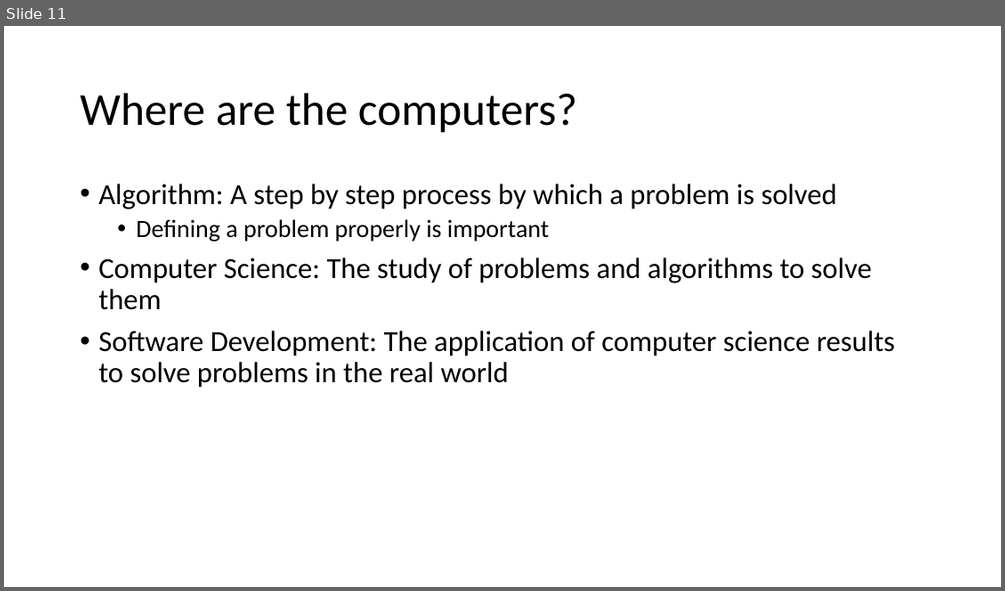
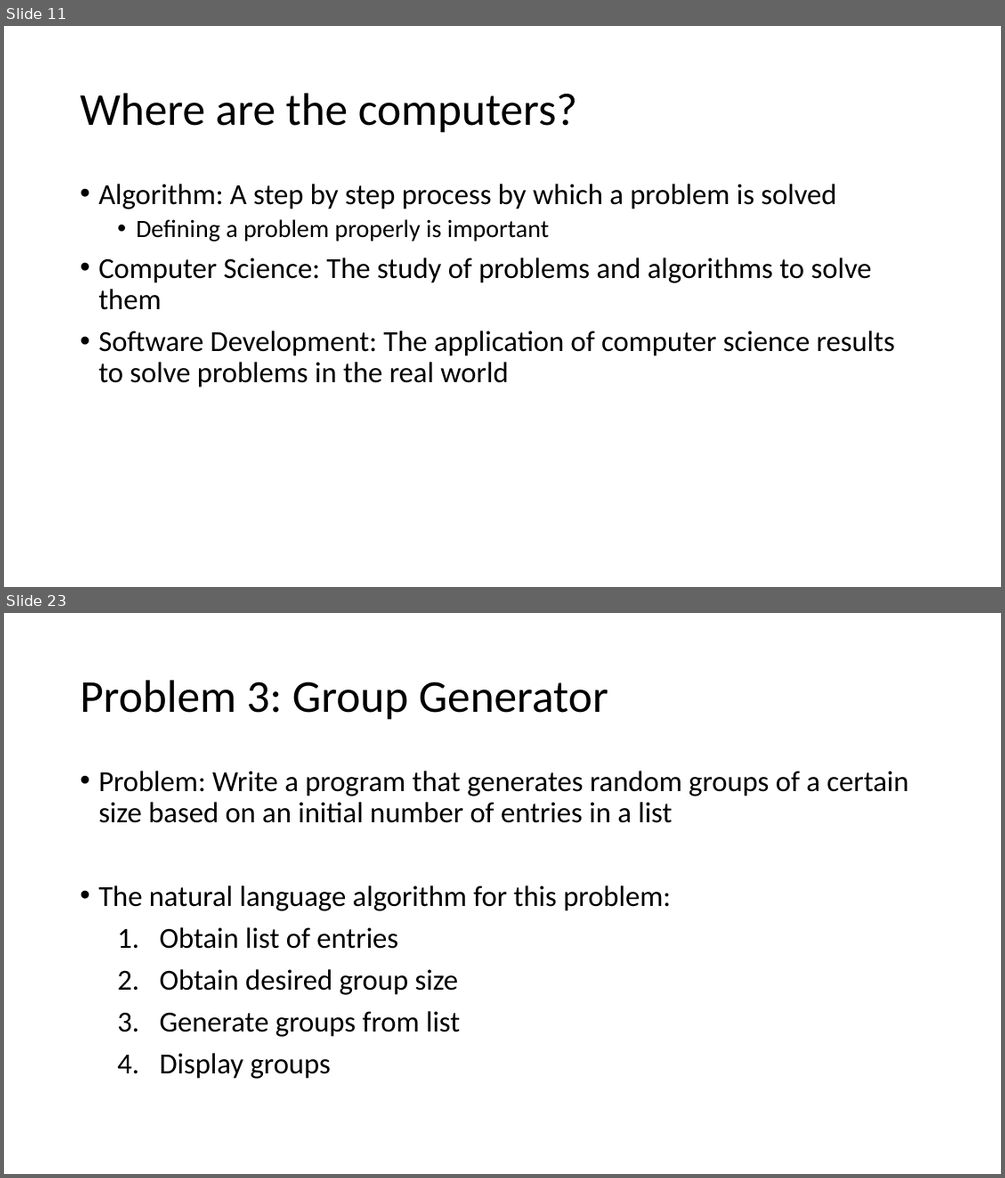
Before and after one commit to MrJoshGross/Course-Curricular-Material, a slide deck: Computer Science Discoveries/Lectures/Lecture 0 - Problems and Problem Solving.pptx. Shown one above the other, each under a label of ours: slide 11 before the commit, slides 11 and 23 after it; the slides between them are not shown. The pictures are 1005x591 and 1005x1178 pixels, drawn with LibreOffice and Linux fonts; fonts in the diff are those of the drawing. Boxes give left, top, right and bottom in pixels: in the first picture for what was removed or moved away, otherwise in the second. Text is boxed around its words. In the diff, an @@ line names an element or a change of style, - is before the commit and + after.

Commit message:
Expand on algorithm designs, add problems 3 and 4

```diff
--- a/Computer Science Discoveries/Lectures/Lecture 0 - Problems and Problem Solving.pptx
+++ b/Computer Science Discoveries/Lectures/Lecture 0 - Problems and Problem Solving.pptx
@@ slide 23 added at box(4, 613, 1001, 1174), background #FFFFFF @@
@@ title added at box(80, 680, 608, 720), 44 pt, text #000000 @@
+Problem 3: Group Generator
@@ text added at box(98, 771, 908, 1078), 28 pt, text #000000 @@
+• Problem: Write a program that generates random groups of a certain size based on an initial number of entries in a list
+• The natural language algorithm for this problem:
+  1. Obtain list of entries
+  2. Obtain desired group size
+  3. Generate groups from list
+  4. Display groups
```
Also in this commit, not shown: 9 slides changed, 25 other slides added, 1 other file.
